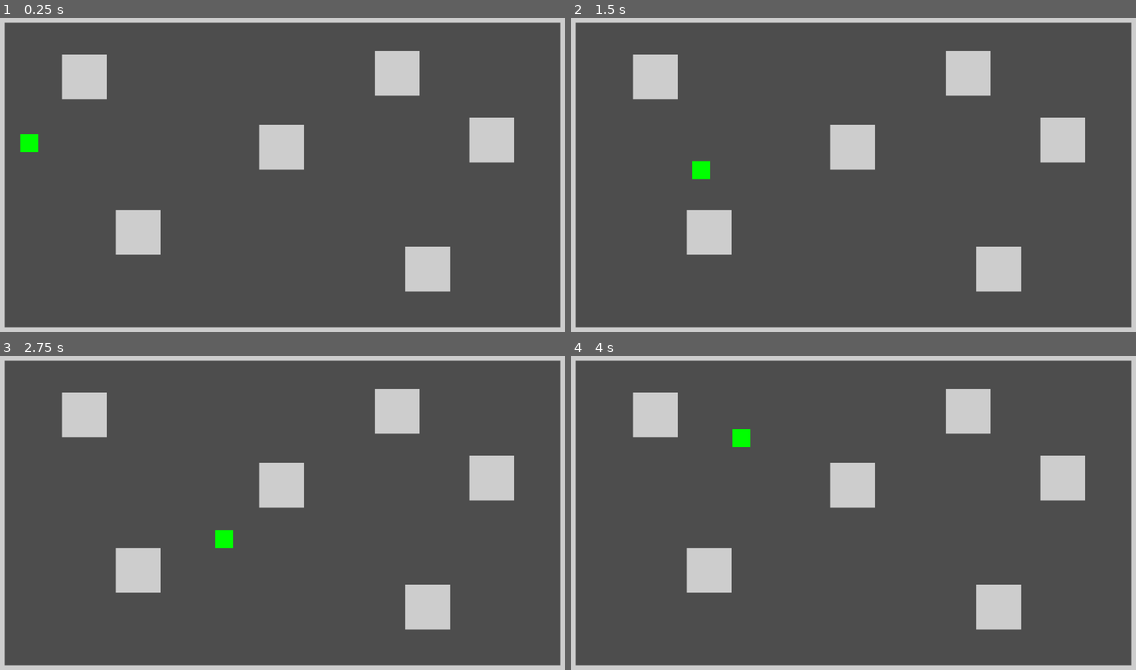
Above: before the commit, frames 1-4 (two rows, left to right).
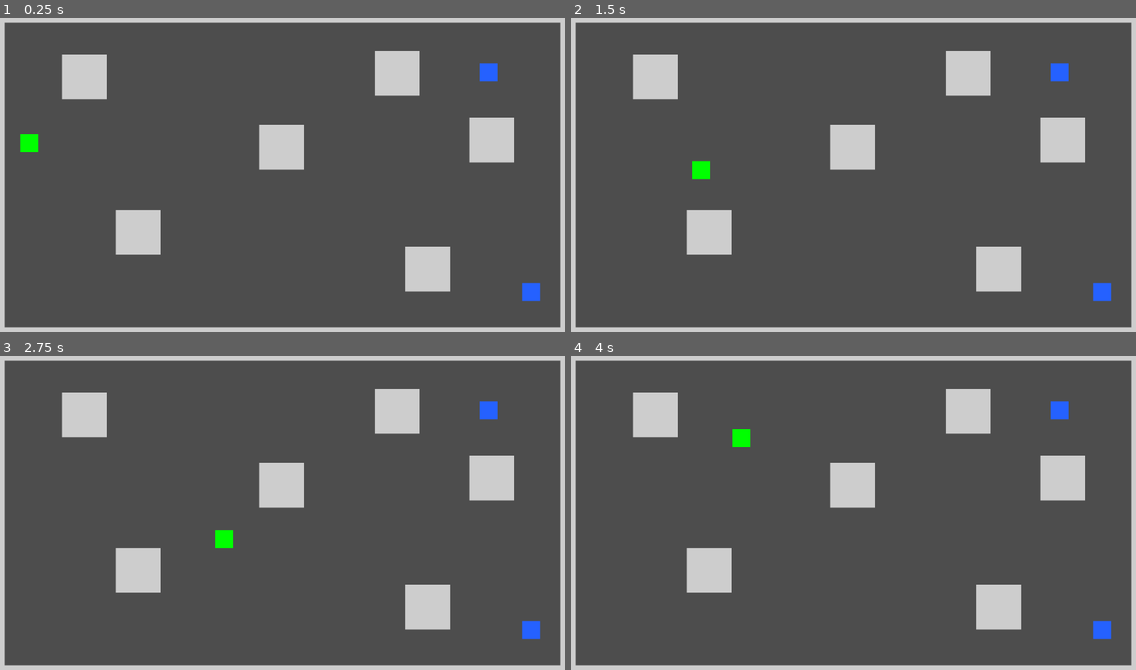
Above: after the commit, the same moments.

Repository: Toxe/godot-state-machines
Game: Godot game, scene res://scenes/world.tscn
The game is run twice, just before and just after one commit, with the same random seed, the same clock (stepped at 60 frames per second) and the same inputs.
Inputs:
- Up to frame 1 (0.25 s): no input
- Up to frame 2 (1.5 s): tap Enter at 0.5 s; hold Right (ui_right) 0.53-1.28 s; hold Down (ui_down) from 1.28 s (still down)
- Up to frame 3 (2.75 s): tap Space at 2 s; release Down (ui_down) at 2.03 s; hold Right (ui_right) from 2.03 s (still down)
- Up to frame 4 (4 s): release Right (ui_right) at 2.78 s; hold Up (ui_up) 2.78-3.53 s; hold Left (ui_left) from 3.53 s (still down)

The runs differ from the first frame. In frame 1, 0.4% of the frame differs, in the area x 84-96%, y 14-91%; in frame 2, 0.4%; in frame 3, 0.4%; in frame 4, 0.4%.

Commit message:
Add basic BlueGuard

Diff:
--- a/project.godot
+++ b/project.godot
@@ -29,3 +29,4 @@
 
 2d_physics/layer_1="wall"
 2d_physics/layer_2="player"
+2d_physics/layer_3="guard"
--- /dev/null
+++ b/scenes/blue_guard/blue_guard.gd
@@ -0,0 +1,3 @@
+class_name BlueGuard extends CharacterBody2D
+
+const speed := 100.0
--- /dev/null
+++ b/scenes/blue_guard/blue_guard.tscn
@@ -0,0 +1,28 @@
+[gd_scene load_steps=3 format=3 uid="uid://bvlji4x1raroh"]
+
+[ext_resource type="Script" path="res://scenes/blue_guard/blue_guard.gd" id="1_7bfl7"]
+
+[sub_resource type="CircleShape2D" id="CircleShape2D_6n4mb"]
+radius = 20.0
+
+[node name="BlueGuard" type="CharacterBody2D"]
+collision_layer = 4
+collision_mask = 7
+script = ExtResource("1_7bfl7")
+
+[node name="CollisionShape2D" type="CollisionShape2D" parent="."]
+shape = SubResource("CircleShape2D_6n4mb")
+
+[node name="ColorRect" type="ColorRect" parent="."]
+anchors_preset = 8
+anchor_left = 0.5
+anchor_top = 0.5
+anchor_right = 0.5
+anchor_bottom = 0.5
+offset_left = -20.0
+offset_top = -20.0
+offset_right = 20.0
+offset_bottom = 20.0
+grow_horizontal = 2
+grow_vertical = 2
+color = Color(0.145098, 0.380392, 1, 1)
--- a/scenes/player.tscn
+++ b/scenes/player.tscn
@@ -7,6 +7,7 @@
 
 [node name="CharacterBody2D" type="CharacterBody2D"]
 collision_layer = 2
+collision_mask = 5
 script = ExtResource("1_5s3yw")
 
 [node name="CollisionShape2D" type="CollisionShape2D" parent="."]
--- a/scenes/wall.tscn
+++ b/scenes/wall.tscn
@@ -4,7 +4,7 @@
 size = Vector2(100, 100)
 
 [node name="Wall" type="StaticBody2D"]
-collision_mask = 2
+collision_mask = 0
 
 [node name="CollisionShape2D" type="CollisionShape2D" parent="."]
 shape = SubResource("RectangleShape2D_wudj2")
--- a/scenes/world.tscn
+++ b/scenes/world.tscn
@@ -1,7 +1,8 @@
-[gd_scene load_steps=3 format=3 uid="uid://dn18x5gkv5ki6"]
+[gd_scene load_steps=4 format=3 uid="uid://dn18x5gkv5ki6"]
 
 [ext_resource type="PackedScene" uid="uid://ch08qkqvu0tvo" path="res://scenes/wall.tscn" id="1_f7bvh"]
 [ext_resource type="PackedScene" uid="uid://bqi7rvotgft2y" path="res://scenes/player.tscn" id="2_x0ahe"]
+[ext_resource type="PackedScene" uid="uid://bvlji4x1raroh" path="res://scenes/blue_guard/blue_guard.tscn" id="3_atp2t"]
 
 [node name="World" type="Node2D"]
 
@@ -43,3 +44,9 @@
 
 [node name="Player" parent="." instance=ExtResource("2_x0ahe")]
 position = Vector2(75, 289)
+
+[node name="BlueGuard1" parent="." instance=ExtResource("3_atp2t")]
+position = Vector2(1100, 131)
+
+[node name="BlueGuard2" parent="." instance=ExtResource("3_atp2t")]
+position = Vector2(1195, 621)
